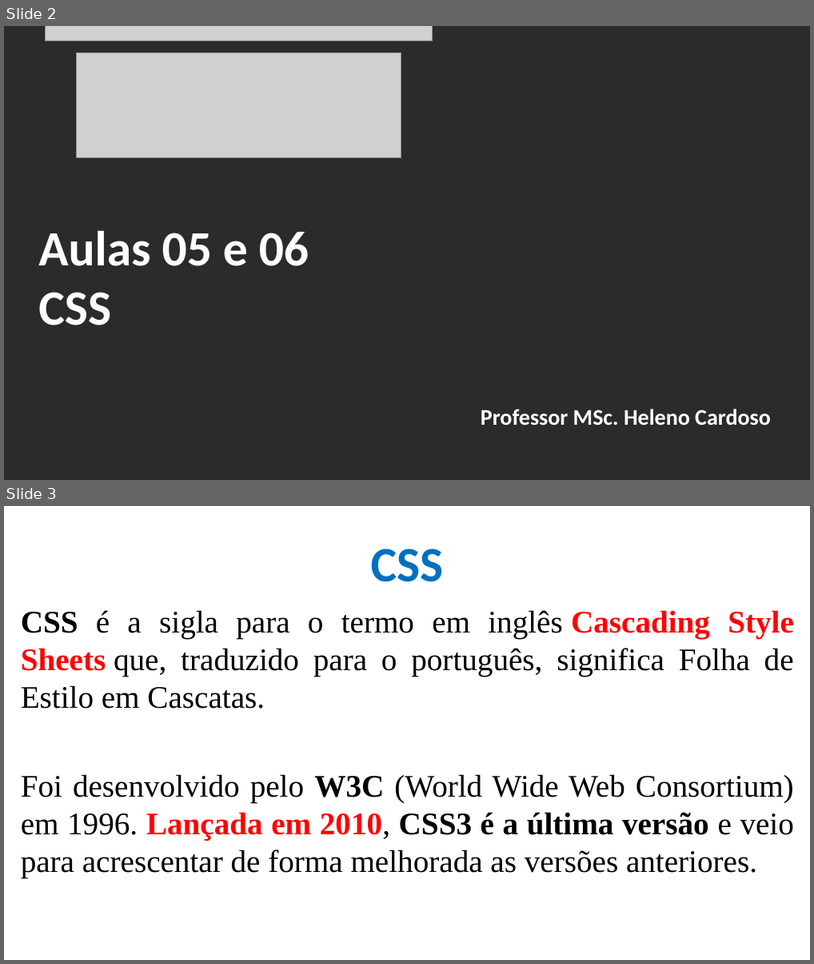
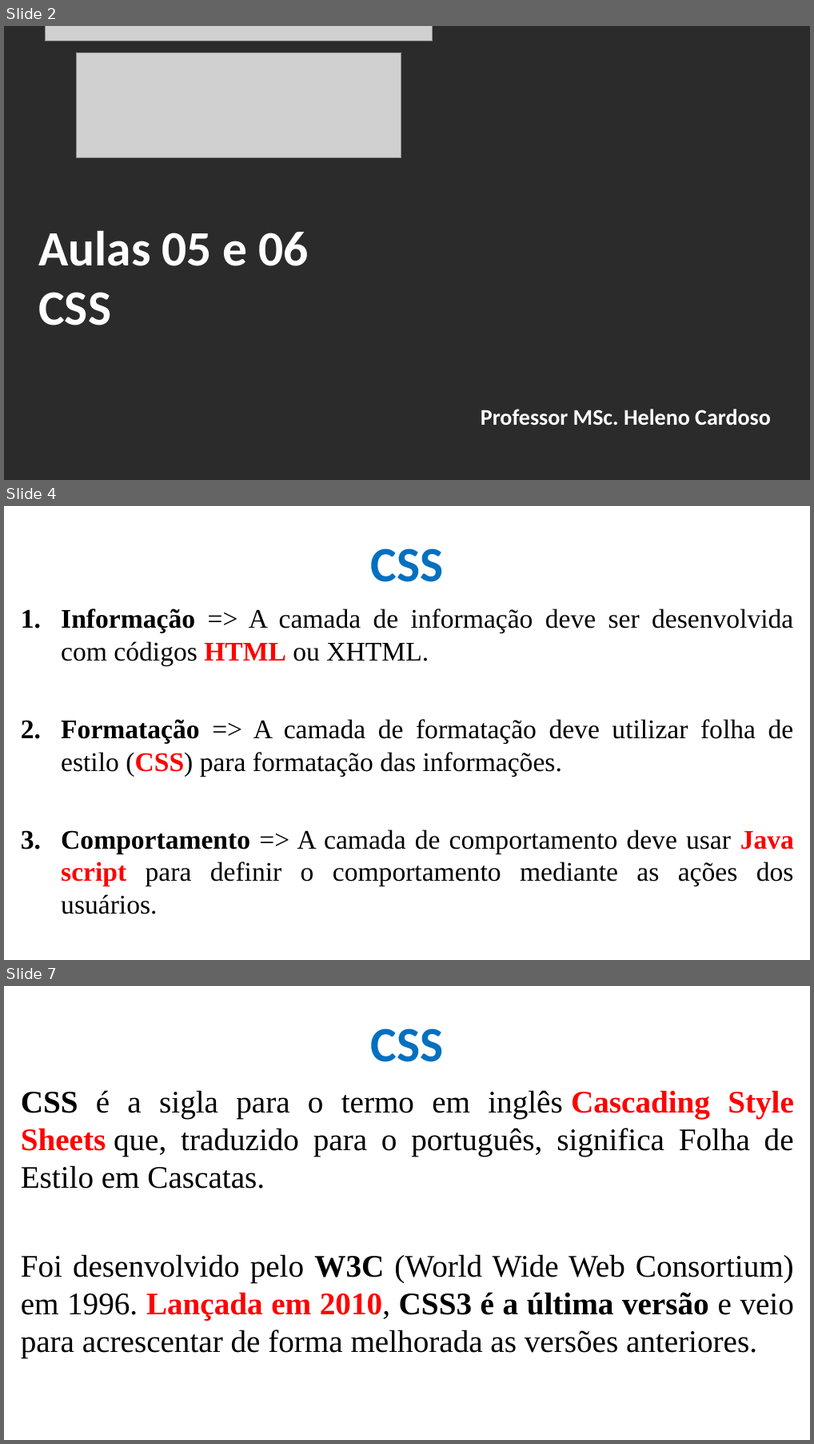
Before and after one commit to CloudEducationBrazil/WydenDesenvolvimentoWebPHP, a slide deck: 01 Classes/Aula 05 e 06 Desenvolvimento Web - CSS.pptx. Shown one above the other, each under a label of ours: slides 2 and 3 before the commit, slides 2, 4 and 7 after it; the slides between them are not shown. The pictures are 814x964 and 814x1444 pixels, drawn with LibreOffice and Linux fonts; fonts in the diff are those of the drawing; grey boxes stand for pictures; background and template pictures are left out; a plain dark background stands for a picture behind light text. Boxes give left, top, right and bottom in pixels: in the first picture for what was removed or moved away, otherwise in the second. Text is boxed around its words. In the diff, an @@ line names an element or a change of style, - is before the commit and + after.

```diff
--- a/01 Classes/Aula 05 e 06 Desenvolvimento Web - CSS.pptx
+++ b/01 Classes/Aula 05 e 06 Desenvolvimento Web - CSS.pptx
@@ slide 4 added at (4,506,810,960), background picture (left out) @@
@@ title added at (371,548,444,582), 44 pt, text #0070C0, bold @@
+CSS
@@ text added at (61,608,794,914), 24 pt, text #000000 @@
+1. Informação => A camada de informação deve ser desenvolvida com códigos HTML ou XHTML.
+2. Formatação => A camada de formatação deve utilizar folha de estilo (CSS) para formatação das informações.
+3. Comportamento => A camada de comportamento deve usar Java script para definir o comportamento mediante as ações dos usuários.
@@ what was slide 3 is now slide 7 @@
```
Also in this commit, not shown: 4 other slides added, 1 other file.
